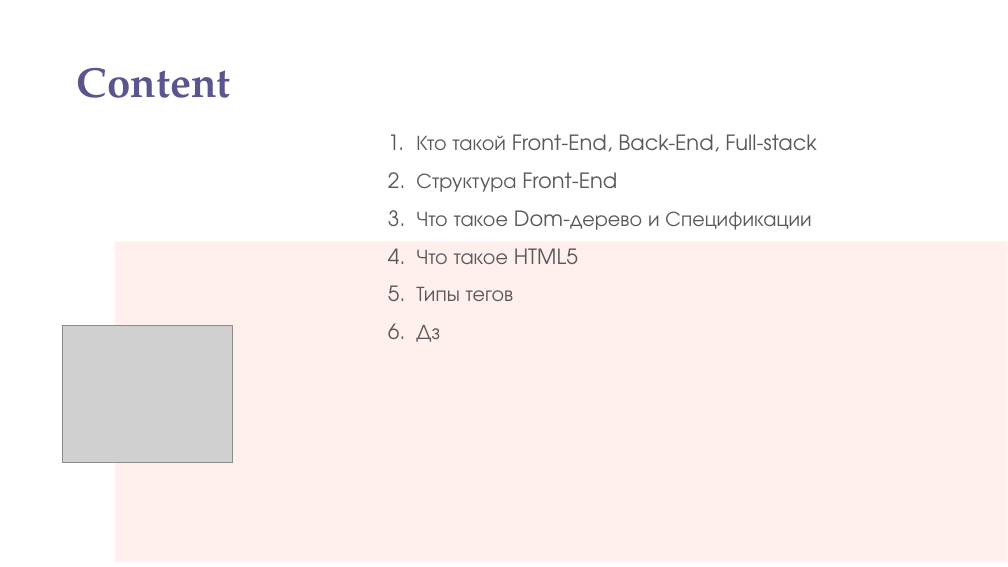
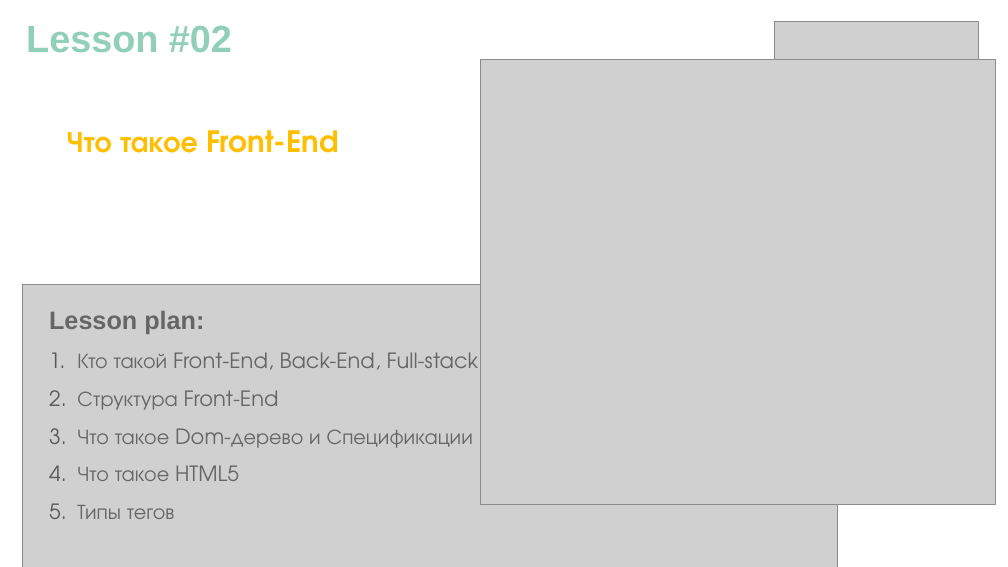
Before and after one commit to SnisarOnline/BeetrootAcademy--all_lessons, a slide deck: slide 2 of 1_HTML/01_02-What_is_Front-End+HTML5/presentation.pptx (slide 3 before the commit). Drawn at 1008x567 pixels with LibreOffice and Linux fonts; fonts in the diff are those of the drawing; grey boxes stand for pictures. Boxes give left, top, right and bottom in pixels: in the first picture for what was removed or moved away, otherwise in the second. Text is boxed around its words. In the diff, an @@ line names an element or a change of style, - is before the commit and + after.

```diff
--- a/1_HTML/01_02-What_is_Front-End+HTML5/presentation.pptx
+++ b/1_HTML/01_02-What_is_Front-End+HTML5/presentation.pptx
@@ text removed at <box>77,68,231,98</box> @@
-Content
@@ group added at <box>22,22,995,567</box>: 3 pictures, 1 text @@
+Lesson #02
@@ text added at <box>67,130,338,153</box>, 28 pt, text #FFBF00, bold @@
+Что такое Front-End
@@ rectangle removed at <box>115,241,1008,562</box> @@
@@ text "Lesson plan:": place and size @@
-text "Lesson plan:" at <box>416,134,817,342</box>
+text "Lesson plan:" at <box>49,311,479,519</box>
@@ text at <box>49,311,204,334</box>: paragraph added @@
+Lesson plan:
@@ picture removed at <box>63,326,233,463</box> @@
@@ text at <box>416,325,440,342</box>: paragraph removed @@
-6. Дз
@@ text at <box>77,352,479,519</box>: text colour #595959 to #666666; indent changed @@
```
Also in this commit, not shown: 1 other slide changed, 1 slide added, 2 slides removed, 2 other files.
